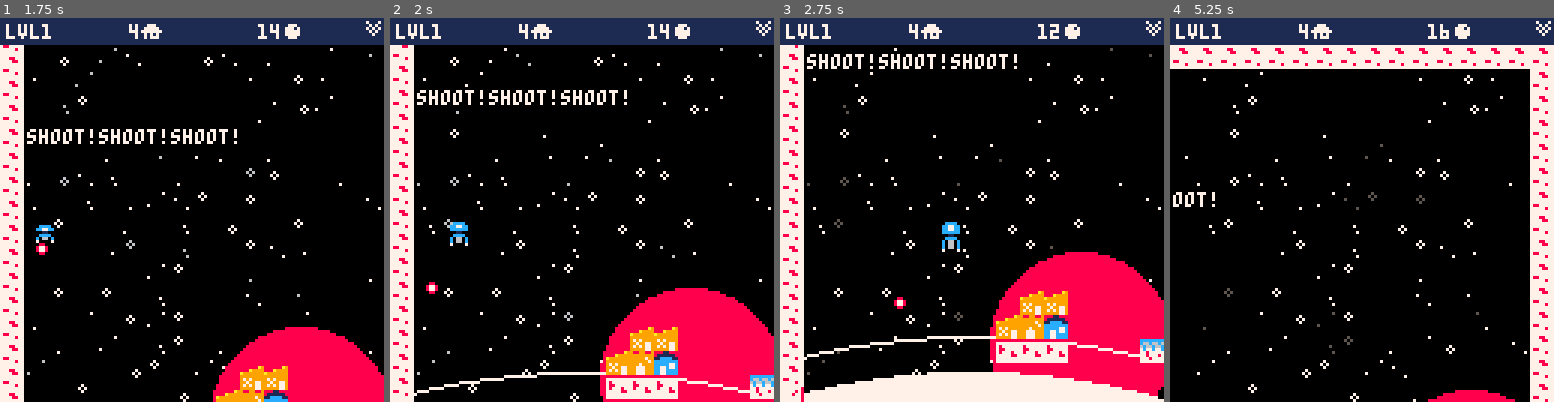
Above: before the commit, frames 1-4 (left to right).
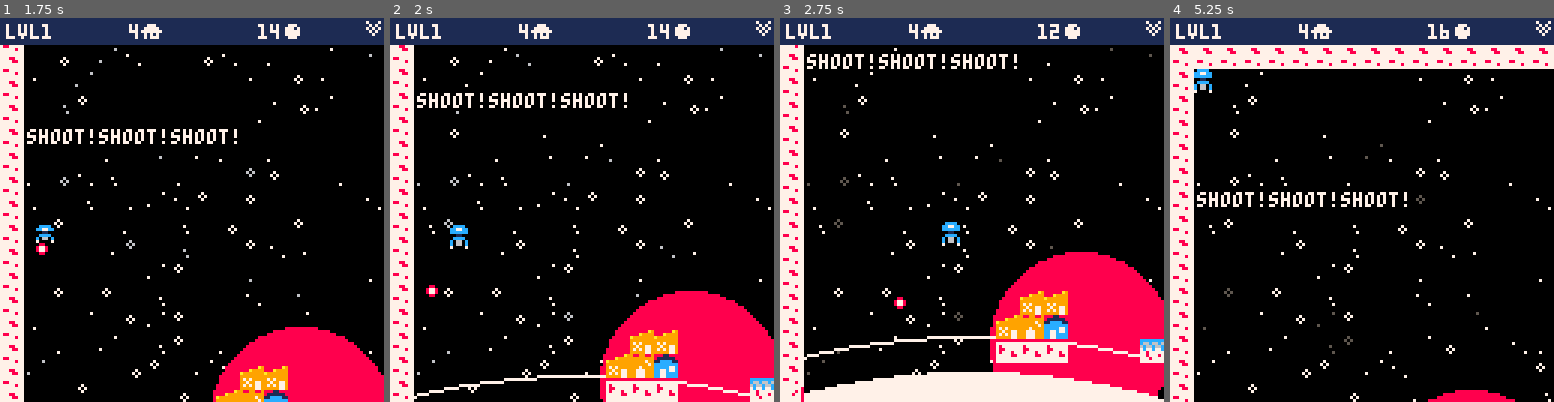
Above: after the commit, the same moments.

Repository: uvehj/Gun-Lander
Game: PICO-8 cartridge gunlander.p8
Two runs of this game, one before a commit and one after it. Both use one fixed random seed, a clock stepped at 60 frames per second and the inputs below.
Inputs:
- Up to frame 1 (1.75 s): tap X (X key) at 0.33, 1.07 s; tap O (Z key) at 0.7, 1.7 s; hold Right from 1.6 s (still down)
- Up to frame 2 (2 s): keep holding Right; tap X (X key) at 1.85 s
- Up to frame 3 (2.75 s): release Right at 2.1 s; tap O (Z key) at 2.1, 2.5 s; hold Up 2.15-2.42 s; hold Right from 2.47 s (still down)
- Up to frame 4 (5.25 s): tap O (Z key) every 0.4 s from 2.9 to 4.9 s; tap X (X key) at 2.97, 4.08, 5.2 s; release Right at 3.03 s; hold Left 3.08-3.58 s; hold Down 3.63-3.97 s; hold Right 4.02-4.68 s; hold Up 4.73-5.03 s; hold Left from 5.08 s (still down)

Frame 1 is identical in both runs. In frame 2, 5.1% of the frame differs, in the area x 0-100%, y 7-100%; in frame 3, 0.2%; in frame 4, 12%, in the area x 0-100%, y 13-100%.

Commit message:
Level swap
Implemented level swapping when the level is won
added fail scenario for when there are enemies remaining
corrected error with camera not updating in main menu
Updated level fail/win messages
Adjusted shot animation

Diff:
--- a/gunlander.p8
+++ b/gunlander.p8
@@ -7,6 +7,7 @@
 gravity = 4
 fps = 30
 --global variables
+total_levels = 1
 ship = {}
 level = {}
 bullets = {}
@@ -52,7 +53,7 @@
     level.w = level.endx - level.startx + 1
     level.h = level.endy - level.starty + 1
     level.ammo = {ammo[1],ammo[2],ammo[2]}
-    level.fail = 0
+    level.state = 0
     --init ship
     ship.crashed = 0
     ship.x = 8*(shipstart[1]-level.startx)
@@ -95,8 +96,8 @@
         draw_map()
         foreach(bullets, draw_object)
         draw_ship()
-        if level.fail != 0 then
-            draw_restart()
+        if level.state != 0 then
+            draw_message()
         end
         draw_header()
     else
@@ -110,13 +111,13 @@
     spr(o.s,o.x - camx,o.y+9-camy)
 end
 function draw_ship()
-    if ship.ac >= 7 then --two frames of squash
+    if ship.ac >= 5 then --two frames of squash
         sspr(0,0,6,8,ship.x - camx,ship.y+9-camy,6,6)
         ship.h = 6 --update hitbox
-    elseif ship.ac < 5 and ship.ac > 0 then --four frames of stretch
+    elseif ship.ac < 4 and ship.ac > 0 then --four frames of stretch
         sspr(0,0,6,8,ship.x - camx,ship.y+9-camy,6,10)
         ship.h = 10
-    else --normal sprite for 2 frames in the middle as a bridge, and
+    else --normal sprite in the middle as a bridge, rest of situations
         sspr(0,0,6,8,ship.x - camx,ship.y+9-camy,6,8)
         ship.h = 8
     end
@@ -214,16 +215,24 @@
     print("a game by uvehj",2,116,0)
     print("github.com/uvehj/gun-lander",2,122,0)
 end
---draw restart message
-function draw_restart()
+--draw restart/next level message
+function draw_message()
     rectfill(22,60,107,78,7)
     rect(22,60,107,78,8)
-    if level.fail == 2 then
+    if level.state == 2 then
         print("don't hit friendlies!",24,62,8)
-    else
+    elseif level.state == 1 then
         print("you crashed!",42,62,8)
-    end
-    print("press \151 to restart",28,72,8)
+    elseif level.state == 3 then
+        print("some enemies remain",24,62,8)
+    elseif level.state == -1 then
+        print("nice landing",42,62,8)
+    end
+    if level.state > 0 then --fail states
+        print("press \151 to restart",28,72,8)
+    else                    --win states
+        print("\151 start next level",28,72,8)
+    end
 end
 --header with counters
 function draw_header()
@@ -256,24 +265,32 @@
 ------------------
 function _update()
     if level.number != 0 then
-        if ship.crashed == 0 then
+        if level.state == 0 then
             if debug == true then
                 update_ship_debug()
             else
                 update_ship()
             end
-        update_camera()
         update_bullets()
         end
         check_end()
     end
+    update_camera()
 end
 function check_end()
     --level is failed, button press will restart it
-    if level.fail != 0 then
+    if level.state != 0 then
         if (btnp(5)) then
             restore_level()
-            load_level(level.number,true)
+            if level.state > 0 then
+                load_level(level.number,true)
+            elseif level.state < 0 then
+                if level.number < total_levels then
+                    load_level(level.number+1,false)
+                else
+                    load_level(0,false)
+                end
+            end
         end
     else
         --check if the ship has landed on the landing pad or not
@@ -281,7 +298,14 @@
             local contact_points = {{((ship.x+2)/8)+level.startx,((ship.y+ship.h-1)/8)+level.starty},{((ship.x+ship.w-3)/8)+level.startx,((ship.y+ship.h-1)/8)+level.starty}}
             for p in all(contact_points) do
                 if fget(mget(p[1],p[2]),4) != true then
-                    level.fail = max(level.fail, 1)
+                    level.state = max(level.state, 1)
+                end
+            end
+            if level.state == 0 then
+                if #level.enemylist !=0 and level.numenemy != 0 then
+                    level.state = 3
+                else
+                    level.state = -1
                 end
             end
         end
@@ -344,7 +368,7 @@
             level.ammo[3] -= 1
             y = -80
             spawn_bullet(ship)
-            ship.ac = 8
+            ship.ac = 6
         end
     end
     update_speed_move(ship, x, y)
@@ -370,7 +394,7 @@
         update_speed_move(b, 0, gravity)
         if b.crashed != 0 then
             if b.crashed == 2 then --destroyed friendly building
-                level.fail = 2
+                level.state = 2
             end
             del(bullets,b)
         end
